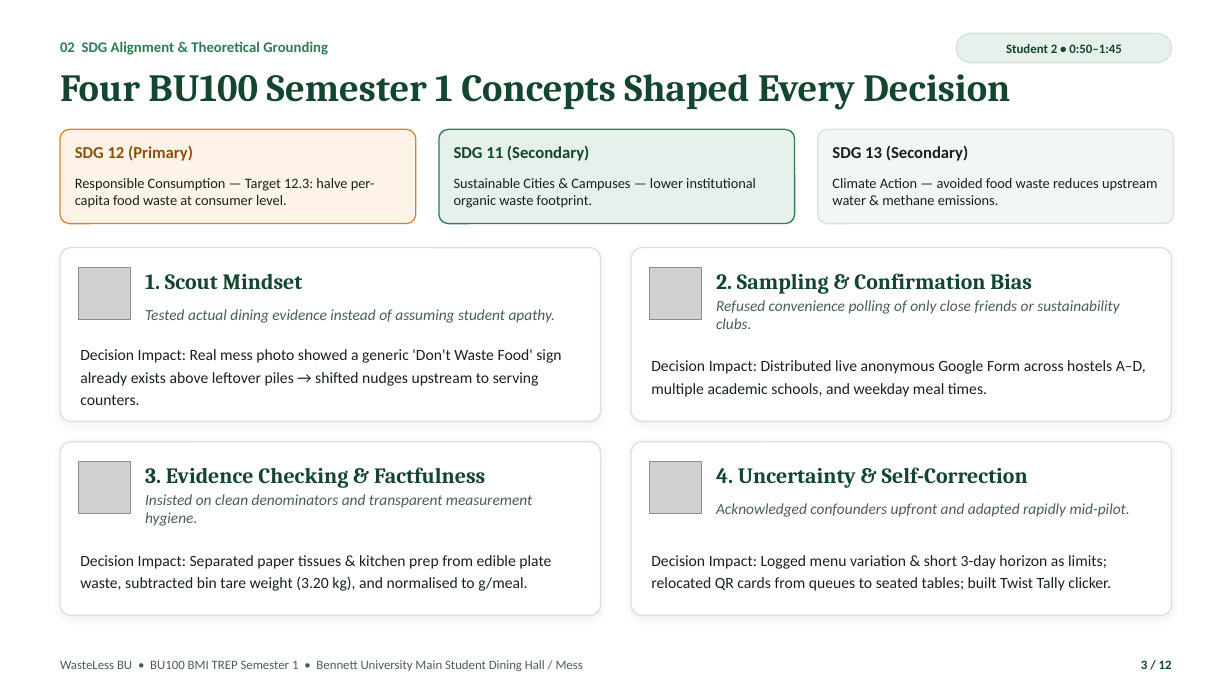
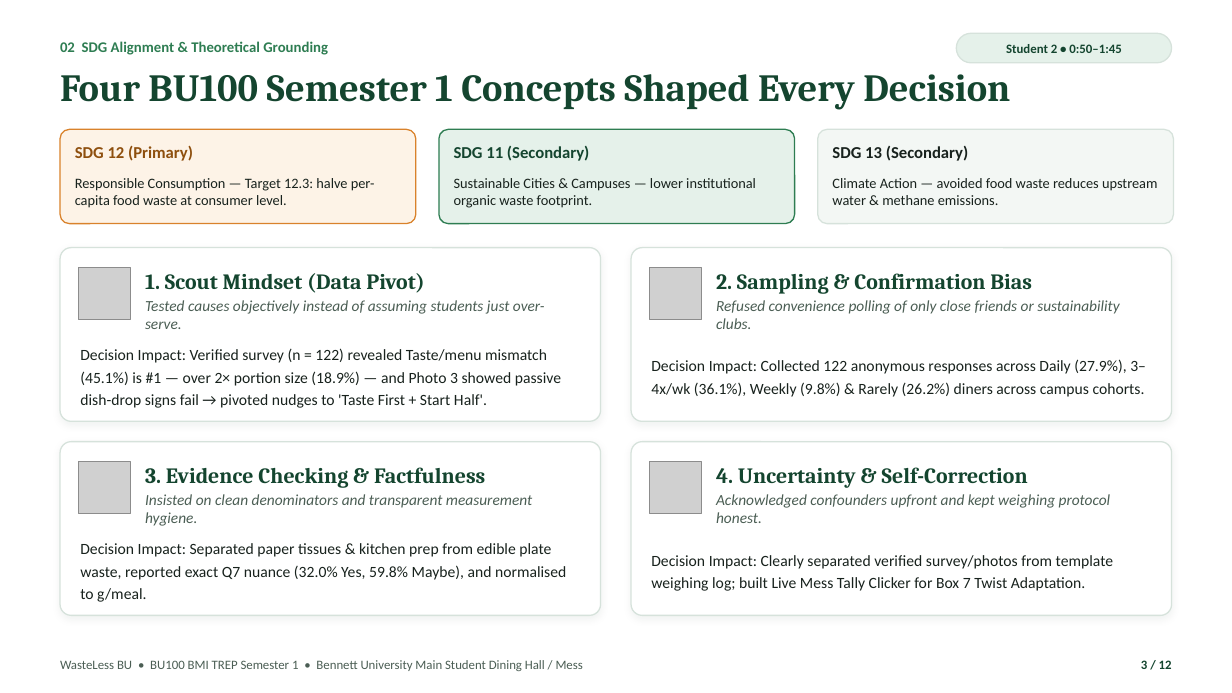
Before and after one commit to PRIYANSHVERMA-droid/wasteless-bu, a slide deck: slide 3 of WasteLess_BU_Pitch_Deck.pptx. Drawn at 1232x693 pixels with LibreOffice and Linux fonts; fonts in the diff are those of the drawing; grey boxes stand for pictures. Boxes give left, top, right and bottom in pixels: in the first picture for what was removed or moved away, otherwise in the second. Text is boxed around its words. In the diff, an @@ line names an element or a change of style, - is before the commit and + after.

Commit message:
Integrate verified Google Form survey data (n=122) across website, posters, DOCX dossier, and PPTX pitch deck

```diff
--- a/WasteLess_BU_Pitch_Deck.pptx
+++ b/WasteLess_BU_Pitch_Deck.pptx
@@ text at box(145, 273, 424, 293): text changed @@
-1. Scout Mindset
+1. Scout Mindset (Data Pivot)
@@ text at box(145, 300, 545, 329): text changed @@
-Tested actual dining evidence instead of assuming student apathy.
+Tested causes objectively instead of assuming students just over-serve.
@@ text at box(80, 348, 561, 408): text changed @@
-Decision Impact: Real mess photo showed a generic 'Don't Waste Food' sign already exists above leftover piles → shifted nudges upstream to serving counters.
+Decision Impact: Verified survey (n = 122) revealed Taste/menu mismatch (45.1%) is #1 — over 2× portion size (18.9%) — and Photo 3 showed passive dish-drop signs fail → pivoted nudges to 'Taste First + Start Half'.
@@ text at box(651, 359, 1146, 397): text changed @@
-Decision Impact: Distributed live anonymous Google Form across hostels A–D, multiple academic schools, and weekday meal times.
+Decision Impact: Collected 122 anonymous responses across Daily (27.9%), 3–4x/wk (36.1%), Weekly (9.8%) & Rarely (26.2%) diners across campus cohorts.
@@ text at box(716, 494, 1111, 523): text changed @@
-Acknowledged confounders upfront and adapted rapidly mid-pilot.
+Acknowledged confounders upfront and kept weighing protocol honest.
@@ text at box(80, 543, 566, 602): text changed @@
-Decision Impact: Separated paper tissues & kitchen prep from edible plate waste, subtracted bin tare weight (3.20 kg), and normalised to g/meal.
+Decision Impact: Separated paper tissues & kitchen prep from edible plate waste, reported exact Q7 nuance (32.0% Yes, 59.8% Maybe), and normalised to g/meal.
@@ text at box(651, 555, 1113, 591): text changed @@
-Decision Impact: Logged menu variation & short 3-day horizon as limits; relocated QR cards from queues to seated tables; built Twist Tally clicker.
+Decision Impact: Clearly separated verified survey/photos from template weighing log; built Live Mess Tally Clicker for Box 7 Twist Adaptation.
```
Also in this commit, not shown: 4 other slides changed, 8 other files.
